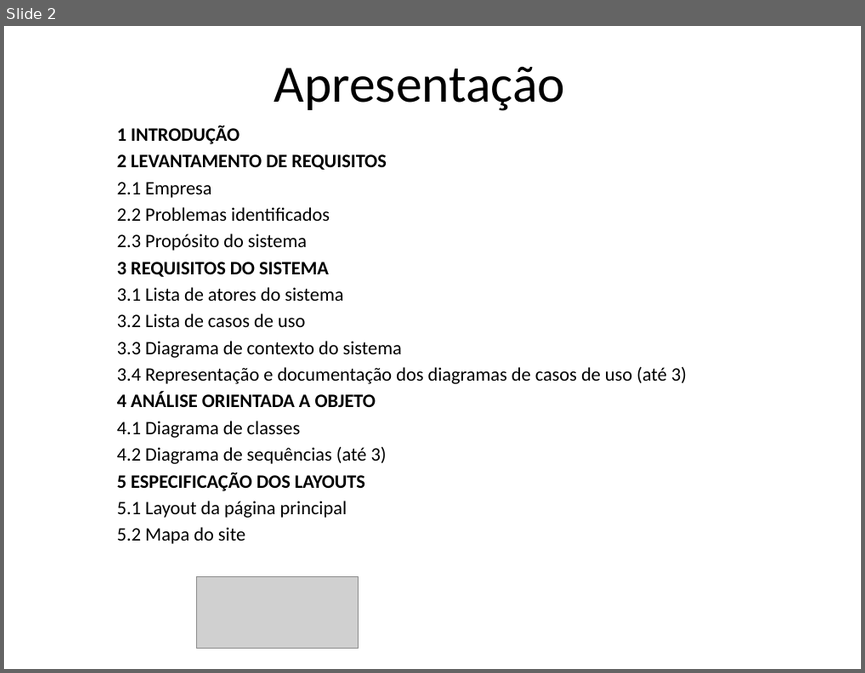
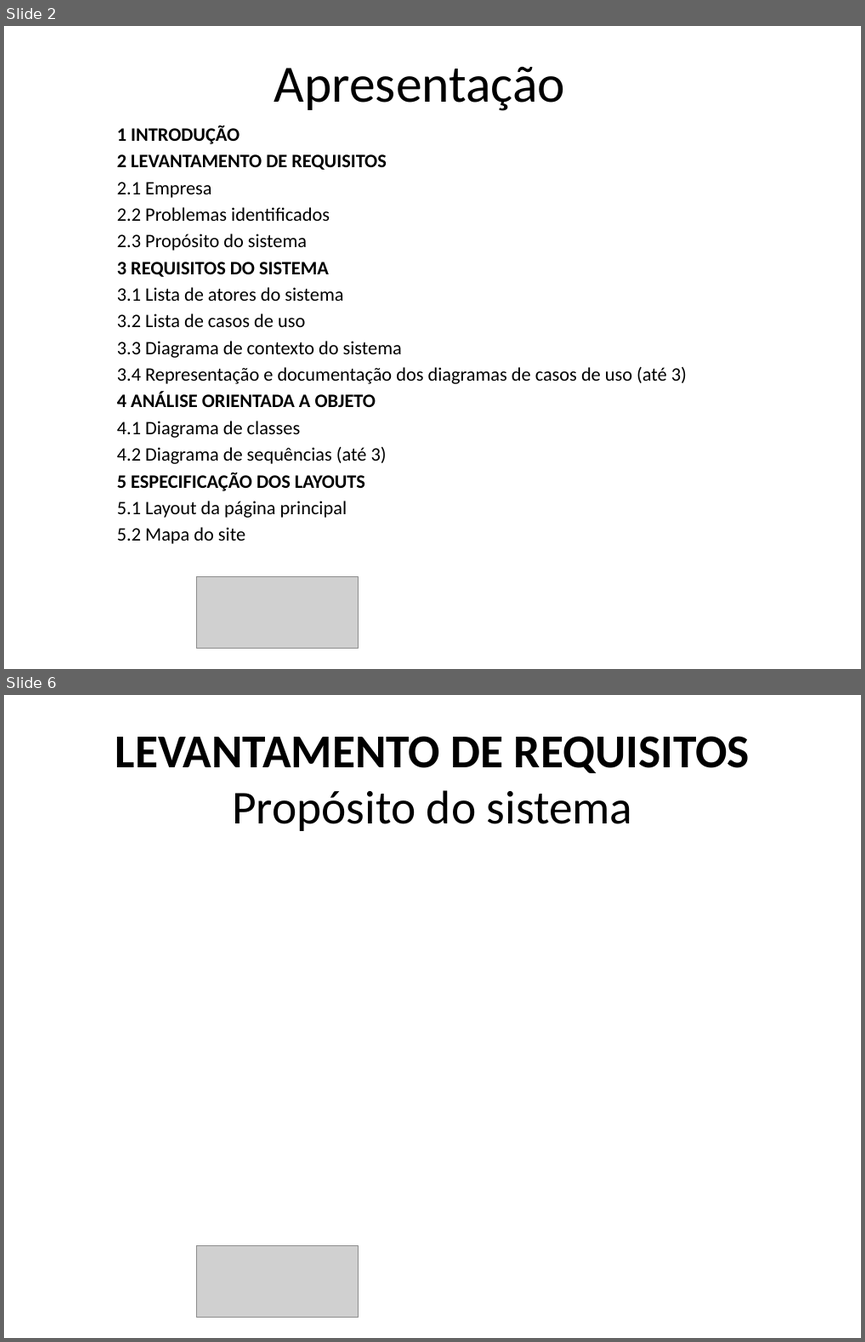
Before and after one commit to XandaoPontel/ProjetosFatec, a slide deck: modelo apresentacao qualificacao.pptx. Shown one above the other, each under a label of ours: slide 2 before the commit, slides 2 and 6 after it; the slides between them are not shown. The pictures are 865x673 and 865x1342 pixels, drawn with LibreOffice and Linux fonts; fonts in the diff are those of the drawing; grey boxes stand for pictures; background and template pictures are left out. Boxes give left, top, right and bottom in pixels: in the first picture for what was removed or moved away, otherwise in the second. Text is boxed around its words. In the diff, an @@ line names an element or a change of style, - is before the commit and + after.

```diff
--- a/modelo apresentacao qualificacao.pptx
+++ b/modelo apresentacao qualificacao.pptx
@@ slide 6 added at [4,695,861,1338], background #FFFFFF @@
@@ title added at [115,736,749,831], 39.6 pt, text #000000, bold @@
+LEVANTAMENTO DE REQUISITOS
+Propósito do sistema
@@ picture added at [196,1246,358,1317] @@
```
Also in this commit, not shown: 11 other slides added, 2 other files.
